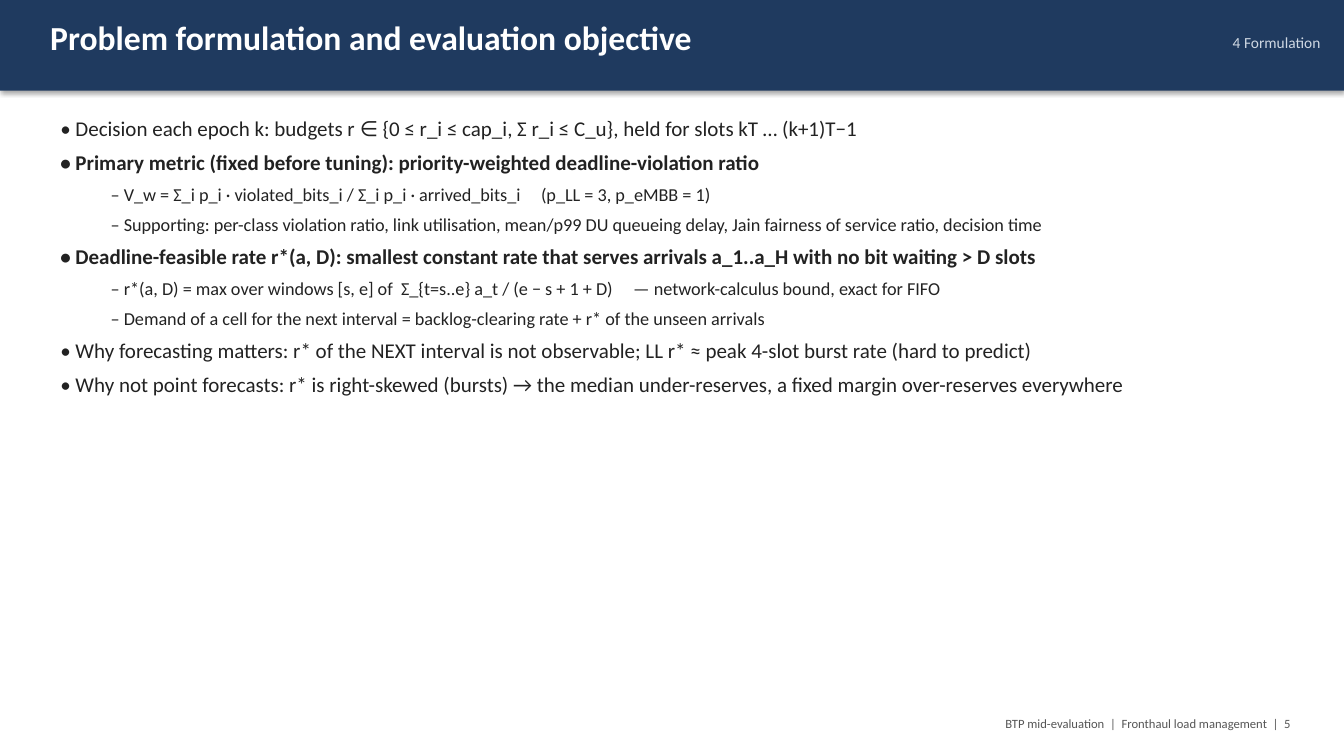
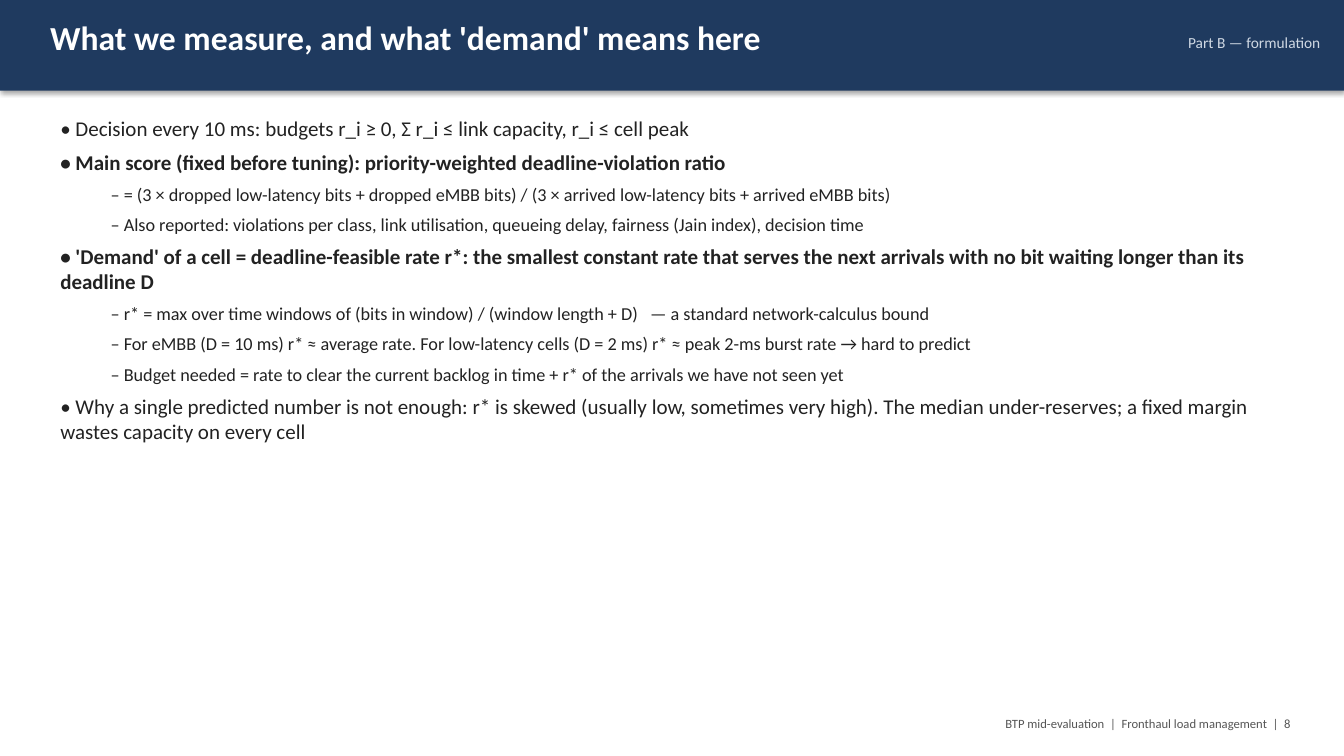
Before and after one commit to Harshvardhan-To1/BTP, a slide deck: slide 8 of docs/fhlm/BTP_midterm_fronthaul_load_management.pptx (slide 5 before the commit). Drawn at 1344x756 pixels with LibreOffice and Linux fonts; fonts in the diff are those of the drawing. Boxes give left, top, right and bottom in pixels: in the first picture for what was removed or moved away, otherwise in the second. Text is boxed around its words. In the diff, an @@ line names an element or a change of style, - is before the commit and + after.

```diff
--- a/docs/fhlm/BTP_midterm_fronthaul_load_management.pptx
+++ b/docs/fhlm/BTP_midterm_fronthaul_load_management.pptx
@@ text at (x1=50, y1=26, x2=760, y2=55): text changed @@
-Problem formulation and evaluation objective
+What we measure, and what 'demand' means here
@@ text at (x1=1188, y1=37, x2=1320, y2=48): text changed @@
-4 Formulation
+Part B — formulation
@@ text at (x1=60, y1=121, x2=1247, y2=443): text changed; size 15 to 13 pt @@
-• Decision each epoch k: budgets r ∈ {0 ≤ r_i ≤ cap_i, Σ r_i ≤ C_u}, held for slots kT … (k+1)T−1
-• Primary metric (fixed before tuning): priority-weighted deadline-violation ratio
-  – V_w = Σ_i p_i · violated_bits_i / Σ_i p_i · arrived_bits_i (p_LL = 3, p_eMBB = 1)
-  – Supporting: per-class violation ratio, link utilisation, mean/p99 DU queueing delay, Jain fairness of service ratio, decision time
-• Deadline-feasible rate r*(a, D): smallest constant rate that serves arrivals a_1..a_H with no bit waiting > D slots
-  – r*(a, D) = max over windows [s, e] of Σ_{t=s..e} a_t / (e − s + 1 + D) — network-calculus bound, exact for FIFO
-  – Demand of a cell for the next interval = backlog-clearing rate + r* of the unseen arrivals
-• Why forecasting matters: r* of the NEXT interval is not observable; LL r* ≈ peak 4-slot burst rate (hard to predict)
-• Why not point forecasts: r* is right-skewed (bursts) → the median under-reserves, a fixed margin over-reserves everywhere
+• Decision every 10 ms: budgets r_i ≥ 0, Σ r_i ≤ link capacity, r_i ≤ cell peak
+• Main score (fixed before tuning): priority-weighted deadline-violation ratio
+  – = (3 × dropped low-latency bits + dropped eMBB bits) / (3 × arrived low-latency bits + arrived eMBB bits)
+  – Also reported: violations per class, link utilisation, queueing delay, fairness (Jain index), decision time
+• 'Demand' of a cell = deadline-feasible rate r*: the smallest constant rate that serves the next arrivals with no bit waiting longer than its deadline D
+  – r* = max over time windows of (bits in window) / (window length + D) — a standard network-calculus bound
+  – For eMBB (D = 10 ms) r* ≈ average rate. For low-latency cells (D = 2 ms) r* ≈ peak 2-ms burst rate → hard to predict
+  – Budget needed = rate to clear the current backlog in time + r* of the arrivals we have not seen yet
+• Why a single predicted number is not enough: r* is skewed (usually low, sometimes very high). The median under-reserves; a fixed margin wastes capacity on every cell
@@ text at (x1=1005, y1=719, x2=1290, y2=730): text changed @@
-BTP mid-evaluation | Fronthaul load management | 5
+BTP mid-evaluation | Fronthaul load management | 8
```
Also in this commit, not shown: 19 other slides changed, 4 slides added, 7 other files.
